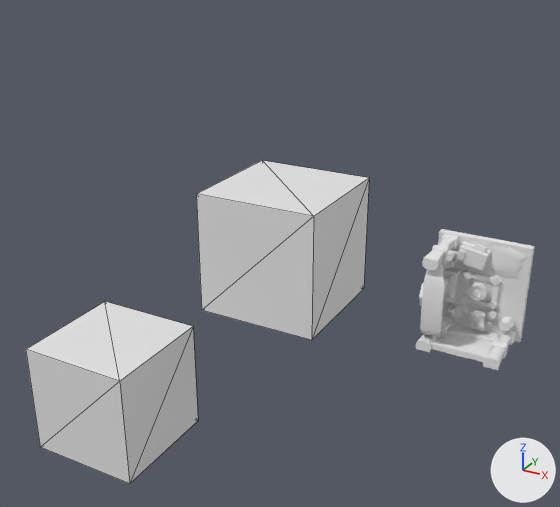
The glTF model scenes/Scene1.gltf, before and after one commit.
Rendered twice from a camera (50 mm lens) standing at (5.52, -10.22, 4.92) and looking at (0.21, -0.56, 0.09). Lighting does not change. The marker at lower right points along +X, +Y and +Z. The first picture is the older version. Mesh edges are drawn as thin lines on the coarser meshes.
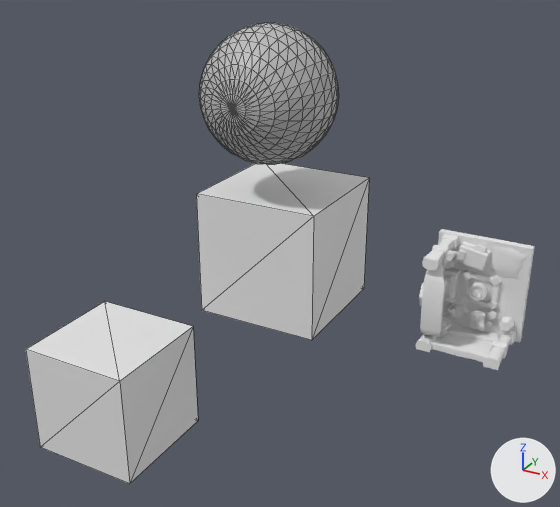
Edits to the bpy script that builds the scene:
```text
Add mat_material_001:
    mat_material_001 = bpy.data.materials.new('Material.001')
    # nodes: BsdfPrincipled, Mix, OutputMaterial, VertexColor
Add me_sphere:
    me_sphere.from_pydata(...)  # a UV sphere (32 segments, 16 rings, poles along y) spanning x -1.0..1.0, y -1.0..1.0, z -1.0..1.0
    me_sphere.materials.append(mat_material_001)  # its picture is missing
Add ob_sphere:
    ob_sphere = bpy.data.objects.new('Sphere', me_sphere)
    ob_sphere.location = (0.0, -0.5, 2.52)
```

Changed parts and their boxes [x1, y1, x2, y2] in the pictures (560 x 507 px):
'Sphere', added: after [199, 23, 339, 165]
